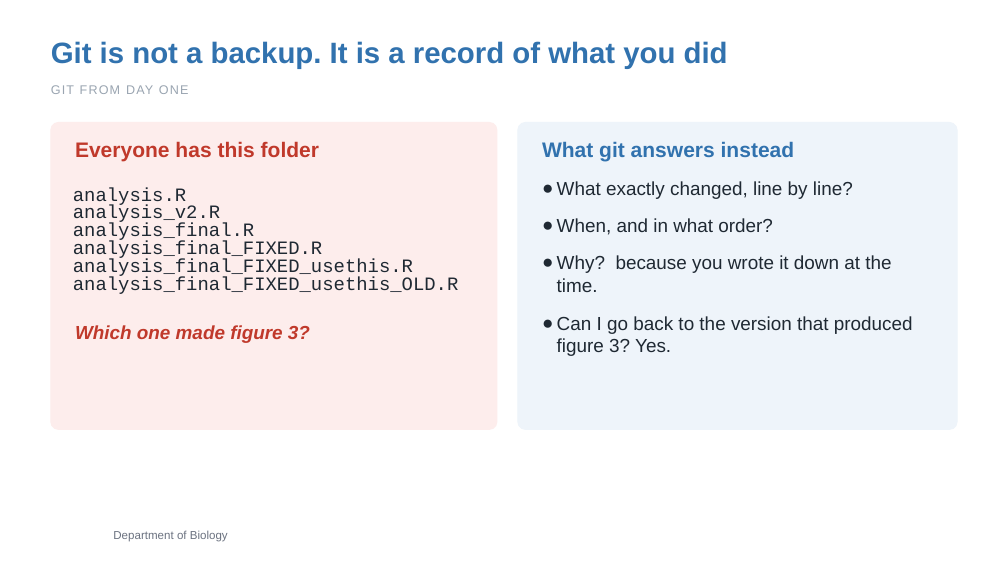
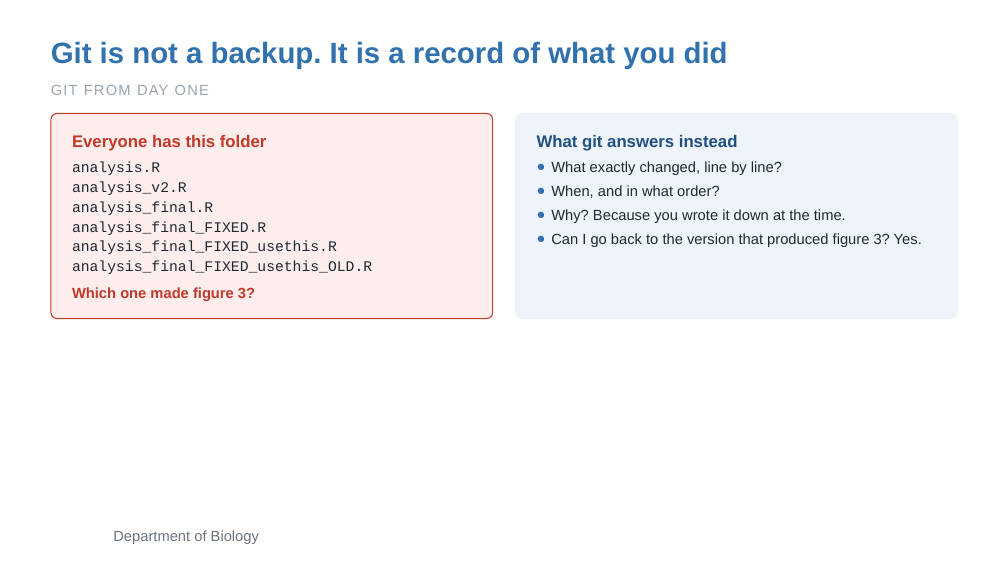
Before and after one commit to zhan4429/TuftsAppliedBioinfo, a slide deck: slide 24 of slides/week-01/Week01_Session1_CommandLine_Text_Git.pptx. Drawn at 1008x567 pixels with LibreOffice and Linux fonts; fonts in the diff are those of the drawing; background and template pictures are left out. Boxes give left, top, right and bottom in pixels: in the first picture for what was removed or moved away, otherwise in the second. Text is boxed around its words. In the diff, an @@ line names an element or a change of style, - is before the commit and + after.

```diff
--- a/slides/week-01/Week01_Session1_CommandLine_Text_Git.pptx
+++ b/slides/week-01/Week01_Session1_CommandLine_Text_Git.pptx
@@ text "GIT FROM DAY ONE" at (x1=51, y1=85, x2=209, y2=95): size 12 to 14 pt @@
@@ rounded rectangle resized from (x1=51, y1=123, x2=497, y2=430) to (x1=51, y1=113, x2=492, y2=318) @@
@@ rounded rectangle at (x1=51, y1=113, x2=492, y2=318): outline #FDEDEC 1 pt to #C0392B 1 pt; proportions changed @@
@@ rounded rectangle resized from (x1=518, y1=123, x2=957, y2=430) to (x1=516, y1=113, x2=957, y2=318) @@
@@ rounded rectangle at (x1=516, y1=113, x2=957, y2=318): proportions changed @@
@@ text "Everyone has this folder" at (x1=72, y1=135, x2=266, y2=151): size 20 to 16 pt; line spacing 1 to 19.2pt; vertical alignment middle to top @@
@@ text "What git answers instead" at (x1=537, y1=135, x2=738, y2=151): size 20 to 16 pt, text colour #3172AE to #205081; line spacing 1 to 19.2pt; vertical alignment middle to top @@
@@ text "analysis.R" at (x1=72, y1=161, x2=372, y2=274): size 18 to 14 pt; line spacing 17pt to 16.8pt; more space between paragraphs; vertical alignment middle to top @@
@@ text "What exactly changed, line by ..." moved from (x1=557, y1=181, x2=913, y2=356) to (x1=551, y1=161, x2=922, y2=247) @@
@@ text at (x1=551, y1=161, x2=922, y2=247): size 18 to 14 pt in "What exactly changed, line by line?", "When, and in what order?", "Can I go back to the version ..."; line spacing 1 to 16.8pt; less space between paragraphs @@
@@ text at (x1=551, y1=209, x2=846, y2=223): text changed; size 18 to 14 pt @@
-● Why? because you wrote it down at the time.
+● Why? Because you wrote it down at the time.
@@ text "Which one made figure 3?" moved from (x1=75, y1=325, x2=310, y2=343) to (x1=72, y1=287, x2=255, y2=301) @@
@@ text "Which one made figure 3?" at (x1=72, y1=287, x2=255, y2=301): size 18 to 14 pt, italic off; line spacing 1 to 16.8pt; vertical alignment middle to top @@
@@ text "Department of Biology" at (x1=113, y1=530, x2=259, y2=544): size 11 to 14 pt @@
```
Also in this commit, not shown: 19 other slides changed, 4 other files.
